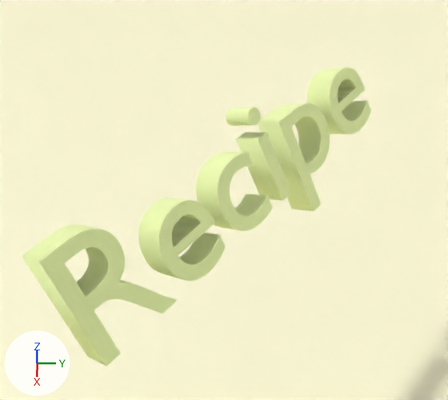
The Blender file blender/scenes/default_scene.blend: old version first, new version second.
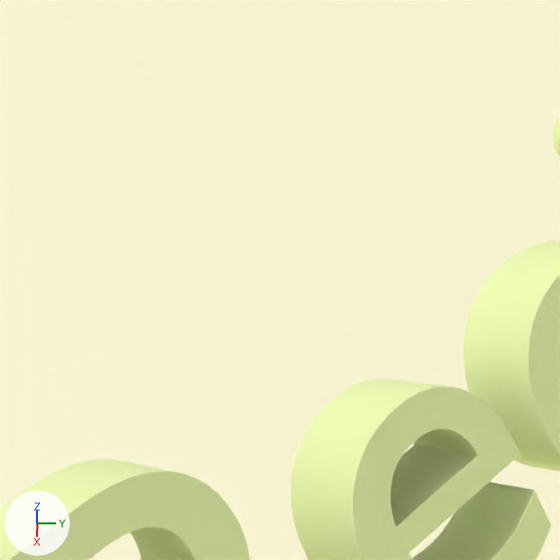
Old and new are each drawn whole from a camera (50 mm lens) standing at (12.95, 2.27, 10.65) and looking at (5.87, 2.23, 2.96) and again close up on the part from 9% to 51% of the width and 18% to 65% of the height. Lighting does not change. The marker at lower left points along +X, +Y and +Z.

The first close-up shows 'Floor', 'TitleTextMesh'.
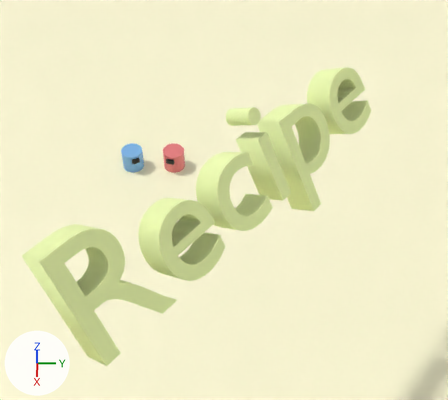
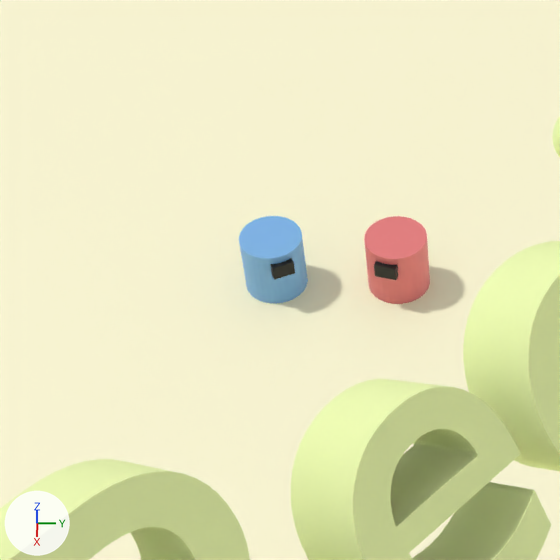
Location of each change, (x1, y1, x2, y2) in pixels of the close-ups (560 x 560 px):
'PlayerA', added: after (239, 216, 308, 303)
'PlayerB', added: after (364, 216, 430, 304)

Diff of the bpy script that builds the scene:
```diff
--- a/blender/scenes/default_scene.blend.py
+++ b/blender/scenes/default_scene.blend.py
@@ mat_body @@
+mat_body = principled_material('Body')
+mat_body.base_color = (0.8, 0.204, 0.204)  # pink #e77d7d
@@ mat_eyes @@
+mat_eyes = principled_material('Eyes')
+mat_eyes.base_color = (0.0, 0.0, 0.0)  # black #000000
@@ mat_body_001 @@
+mat_body_001 = principled_material('Body.001')
+mat_body_001.base_color = (0.204, 0.463, 0.8)  # blue #7db5e7
@@ mat_eyes_001 @@
+mat_eyes_001 = principled_material('Eyes.001')
+mat_eyes_001.base_color = (0.0, 0.0, 0.0)  # black #000000
@@ me_cube @@
+me_cube.from_pydata(...)  # 72 vertices, 39 faces; spans x -0.25..0.25, y -0.256..0.282, z -0.253..0.247
+# faces by material slot: [34, 5]
+me_cube.materials.append(mat_body)  # pink #e77d7d
+me_cube.materials.append(mat_eyes)  # black #000000
@@ me_cube_001 @@
+me_cube_001.from_pydata(...)  # 72 vertices, 39 faces; spans x -0.25..0.25, y -0.256..0.282, z -0.253..0.247
+# faces by material slot: [34, 5]
+me_cube_001.materials.append(mat_body_001)  # blue #7db5e7
+me_cube_001.materials.append(mat_eyes_001)  # black #000000
@@ col_playerb @@
+col_playerb = bpy.data.collections.new('PlayerB')
+col_playerb.objects.link(ob_playerb_001)
@@ col_playera @@
+col_playera = bpy.data.collections.new('PlayerA')
+col_playera.objects.link(ob_playera_001)
@@ ob_playerb @@
+ob_playerb = bpy.data.objects.new('PlayerB', None)
+ob_playerb.location = (2.0, 1.0, 0.0)
+ob_playerb.rotation_euler = (0.0, 0.0, -1.833)  # degrees (0, 0, -105)
+ob_playerb.instance_type = 'COLLECTION'
+ob_playerb.instance_collection = col_playerb
@@ ob_playerb_001 @@
+ob_playerb_001 = bpy.data.objects.new('PlayerB.001', me_cube)
+ob_playerb_001.location = (0.0, 0.00606, 0.253)
@@ ob_playera @@
+ob_playera = bpy.data.objects.new('PlayerA', None)
+ob_playera.location = (2.0, 0.0, 0.0)
+ob_playera.rotation_euler = (0.0, 0.0, -1.134)  # degrees (0, 0, -65)
+ob_playera.instance_type = 'COLLECTION'
+ob_playera.instance_collection = col_playera
@@ ob_playera_001 @@
+ob_playera_001 = bpy.data.objects.new('PlayerA.001', me_cube_001)
+ob_playera_001.location = (0.0, 0.00606, 0.253)
```
